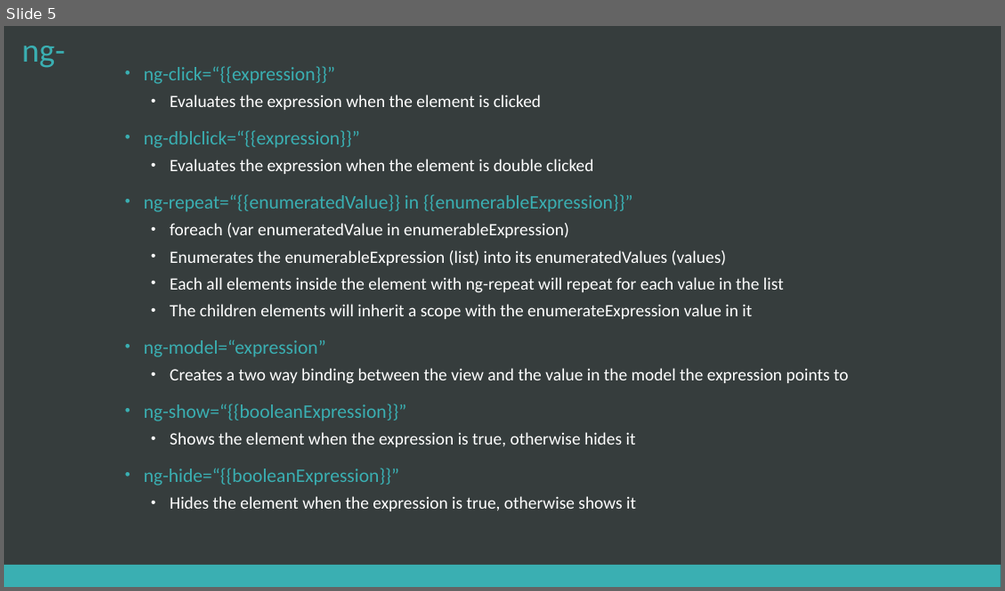
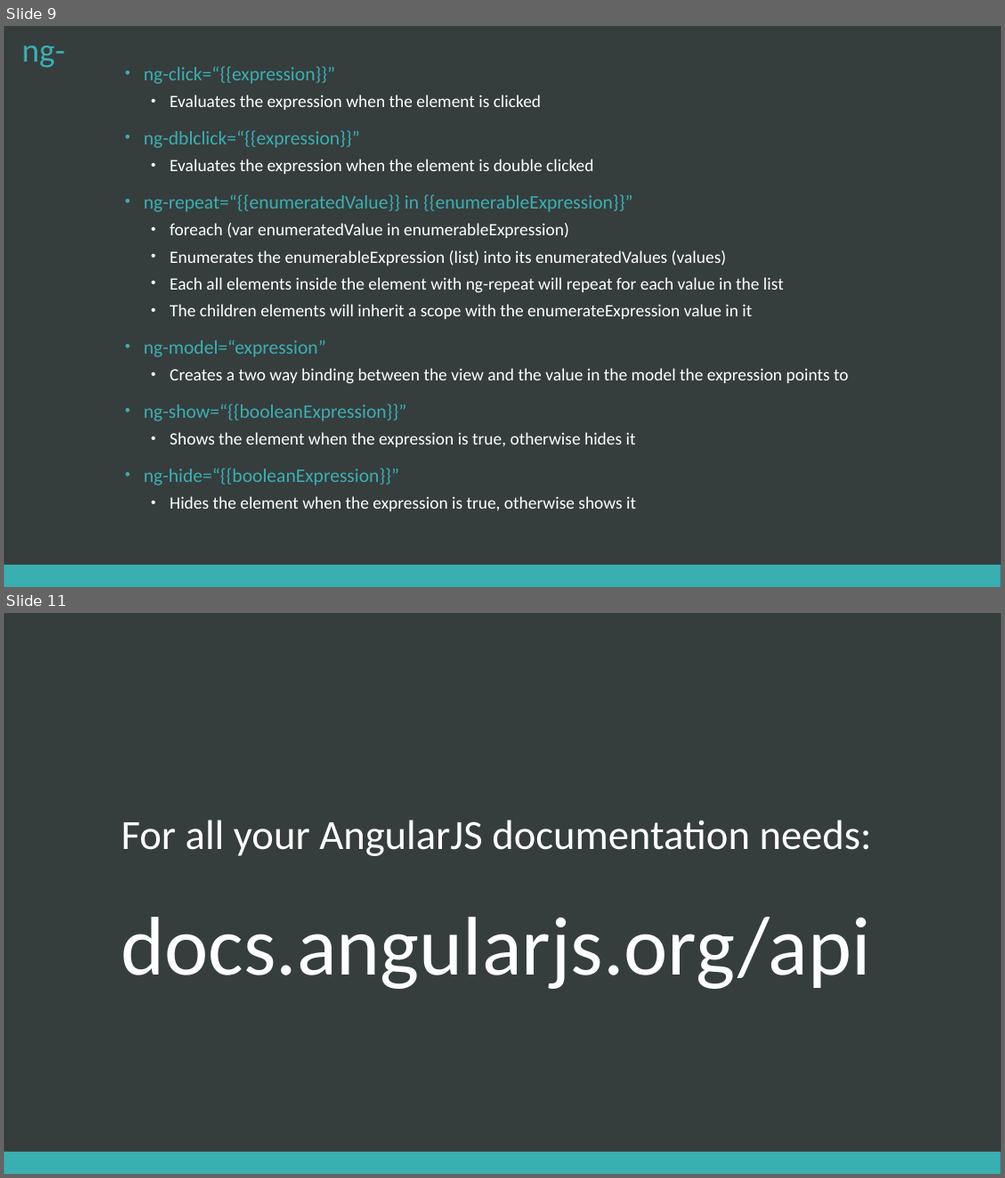
Before and after one commit to chcaru/workshop, a slide deck: workshop2/presentation.pptx. Shown one above the other, each under a label of ours: slide 5 before the commit, slides 9 and 11 after it; the slides between them are not shown. The pictures are 1005x591 and 1005x1178 pixels, drawn with LibreOffice and Linux fonts; fonts in the diff are those of the drawing. Boxes give left, top, right and bottom in pixels: in the first picture for what was removed or moved away, otherwise in the second. Text is boxed around its words. In the diff, an @@ line names an element or a change of style, - is before the commit and + after.

```diff
--- a/workshop2/presentation.pptx
+++ b/workshop2/presentation.pptx
@@ slide 11 added at <box>4,613,1001,1174</box>, background #363D3D; not listed: 1 template element that a slide beside it also shows @@
@@ title added at <box>121,819,872,989</box>, 40 pt, text #FFFFFF @@
+For all your AngularJS documentation needs:
+docs.angularjs.org/api
@@ what was slide 5 is now slide 9 @@
```
Also in this commit, not shown: 4 slides changed, 9 other slides added, 6 other files.
